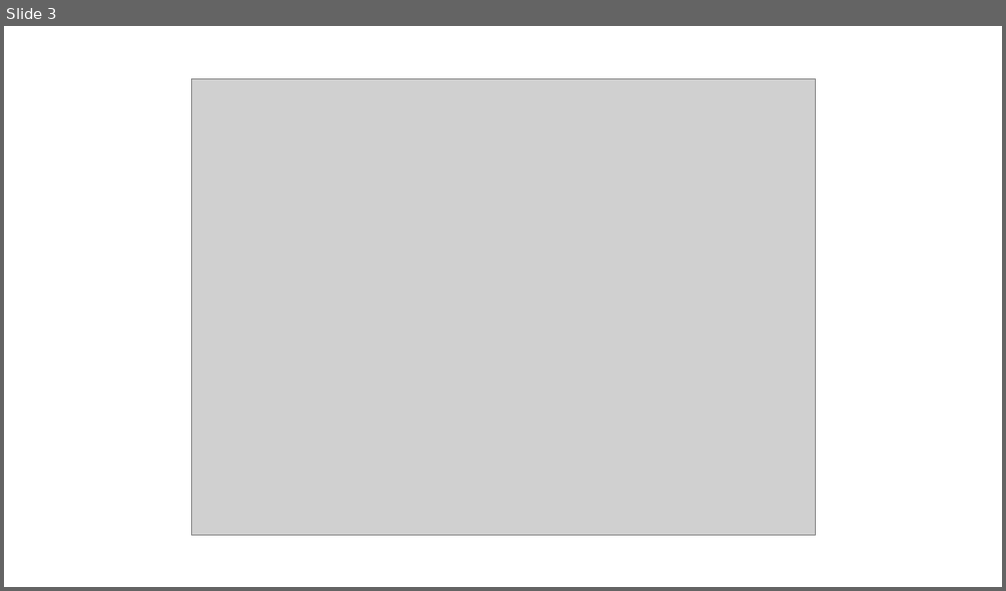
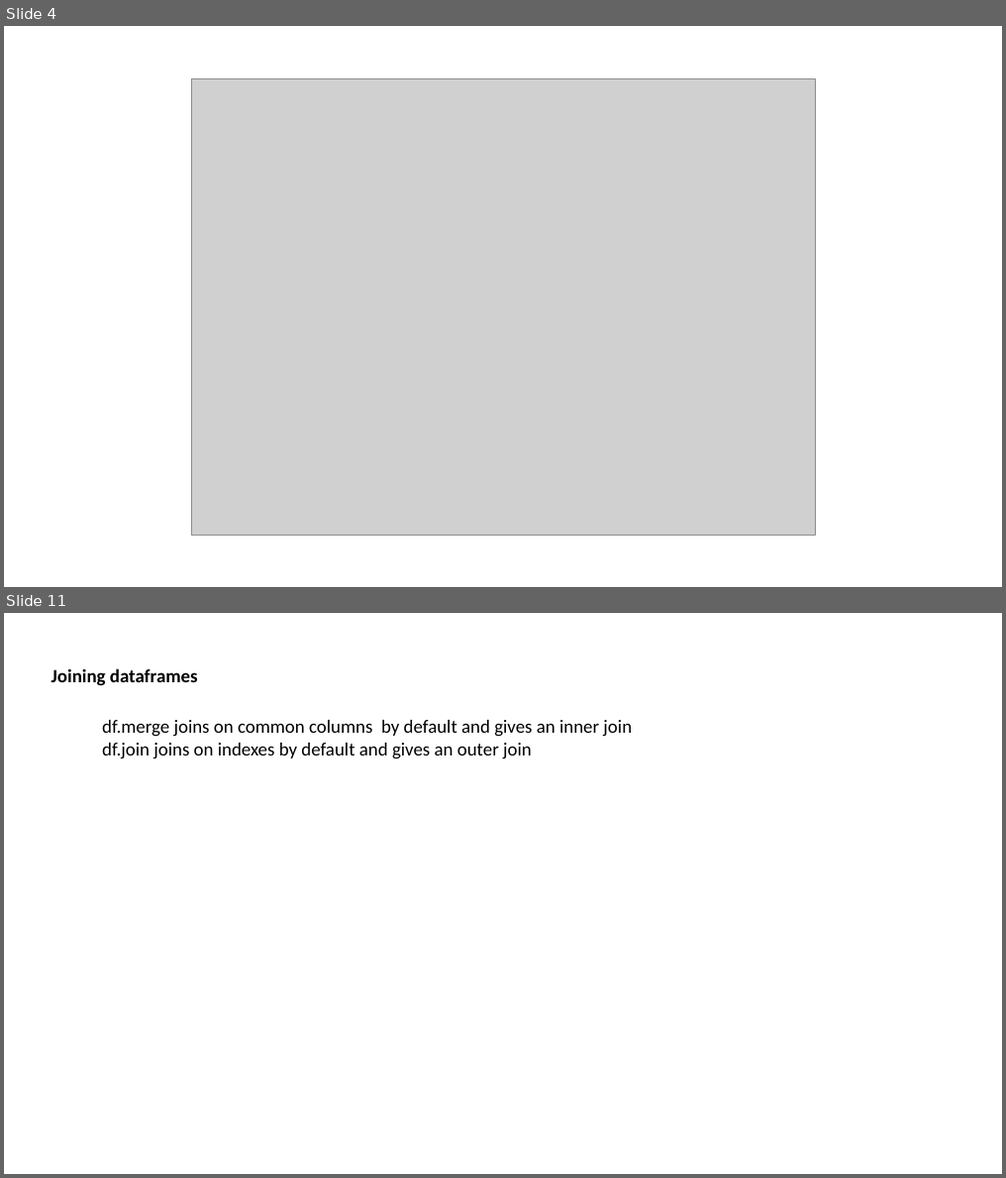
Before and after one commit to nicksavill/DEB_development, a slide deck: Week_5/Joining_merging.pptx. Shown one above the other, each under a label of ours: slide 3 before the commit, slides 4 and 11 after it; the slides between them are not shown. The pictures are 1006x591 and 1006x1178 pixels, drawn with LibreOffice and Linux fonts; fonts in the diff are those of the drawing; grey boxes stand for pictures. Boxes give left, top, right and bottom in pixels: in the first picture for what was removed or moved away, otherwise in the second. Text is boxed around its words. In the diff, an @@ line names an element or a change of style, - is before the commit and + after.

```diff
--- a/Week_5/Joining_merging.pptx
+++ b/Week_5/Joining_merging.pptx
@@ slide 11 added at bbox=[4, 613, 1002, 1174], background #FFFFFF @@
@@ text added at bbox=[52, 668, 198, 686], 18 pt, text #000000, bold @@
+Joining dataframes
@@ text added at bbox=[102, 720, 632, 760], 18 pt, text #000000 @@
+df.merge joins on common columns by default and gives an inner join
+df.join joins on indexes by default and gives an outer join
@@ what was slide 3 is now slide 4 @@
```
Also in this commit, not shown: 4 slides changed, 9 other slides added, 1 slide removed, 18 other files.
